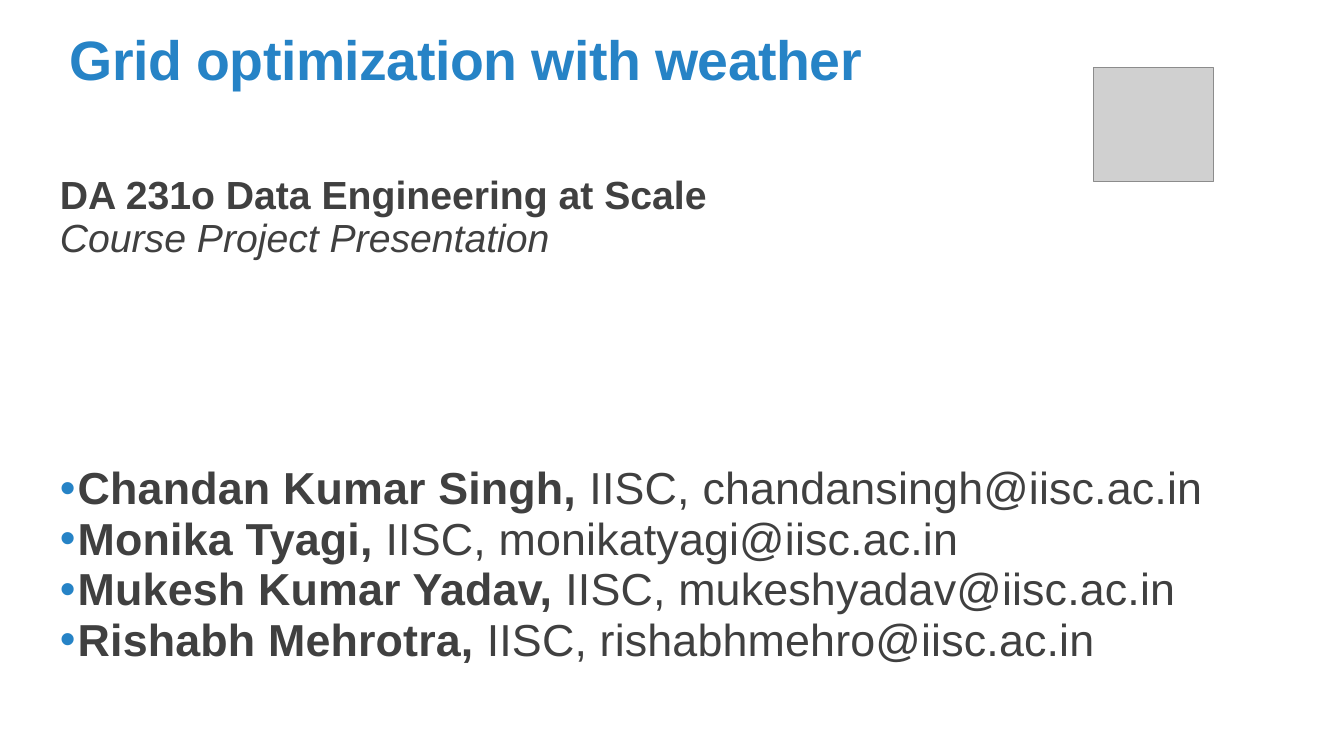
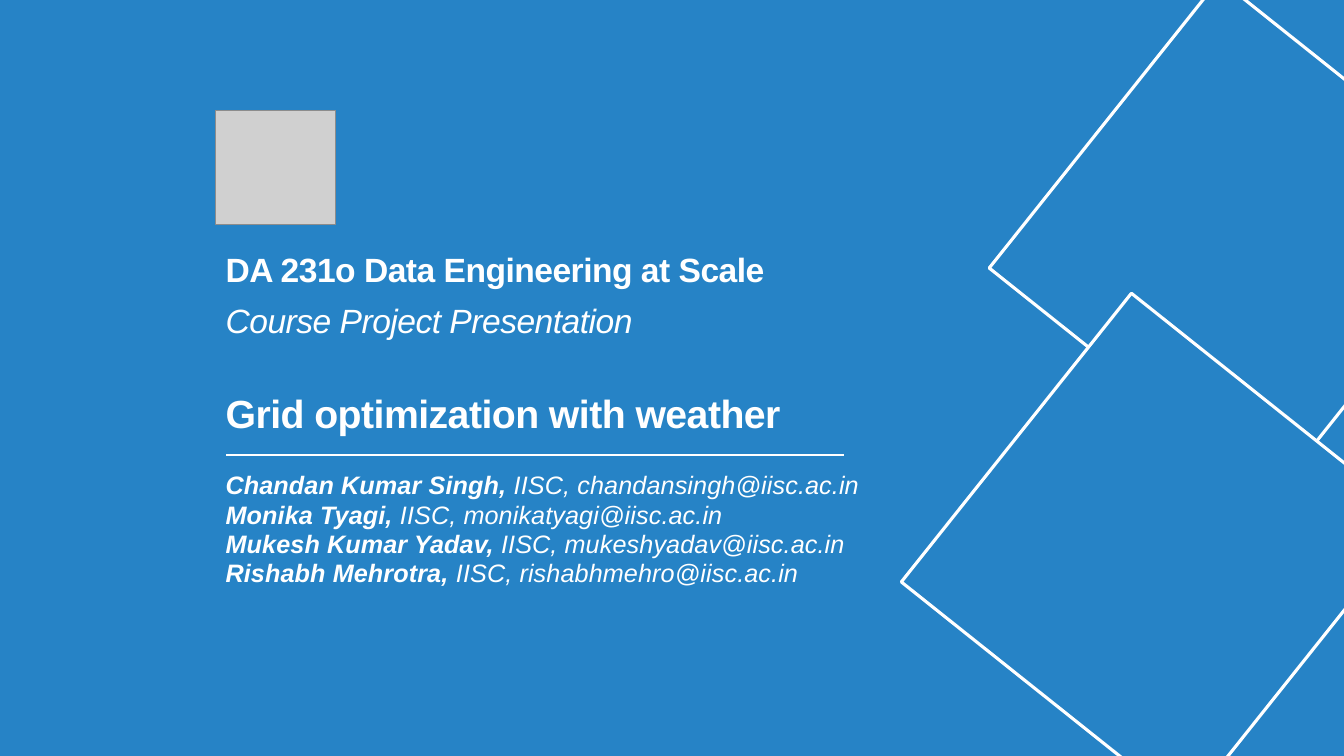
Before and after one commit to cksinghnet/Weather-Based-Grid-Optimization, a slide deck: slide 1 of DataEnggFinalProjectPPT.pptx. Drawn at 1344x756 pixels with LibreOffice and Linux fonts; fonts in the diff are those of the drawing; grey boxes stand for pictures. Boxes give left, top, right and bottom in pixels: in the first picture for what was removed or moved away, otherwise in the second. Text is boxed around its words. In the diff, an @@ line names an element or a change of style, - is before the commit and + after.

```diff
--- a/DataEnggFinalProjectPPT.pptx
+++ b/DataEnggFinalProjectPPT.pptx
@@ background #FFFFFF to #2683C6 @@
@@ rectangle added at <box>990,0,1344,495</box>, fill #2683C6, outline #FFFFFF 2.25 pt @@
@@ title removed at <box>70,40,861,90</box> @@
-Grid optimization with weather
@@ picture: place and size @@
-picture at <box>1094,68,1214,181</box>
+picture at <box>216,110,336,224</box>
@@ subtitle at <box>60,180,706,260</box>: paragraph removed @@
-DA 231o Data Engineering at Scale
-Course Project Presentation
@@ title added at <box>226,257,781,436</box>, 24 pt, text #FFFFFF, bold @@
+DA 231o Data Engineering at Scale
+Course Project Presentation
+Grid optimization with weather
@@ rectangle added at <box>901,293,1344,756</box>, fill #2683C6, outline #FFFFFF 2.25 pt @@
@@ subtitle "Chandan Kumar Singh, IISC, chandansingh@iisc.ac.in": place and size @@
-subtitle "Chandan Kumar Singh, IISC, chandansingh@iisc.ac.in" at <box>60,180,1202,663</box>
+subtitle "Chandan Kumar Singh, IISC, chandansingh@iisc.ac.in" at <box>226,475,858,586</box>
@@ subtitle "Chandan Kumar Singh, IISC, chandansingh@iisc.ac.in" at <box>226,475,858,586</box>: size 32 to 18 pt, text colour #404040 to #FFFFFF, italic on; bullet • to none @@
@@ line added from (226, 455) to (845, 455), #1CADE4 1.5 pt @@
```
Also in this commit, not shown: 2 other slides changed, 3 slides added, 2 slides removed.
